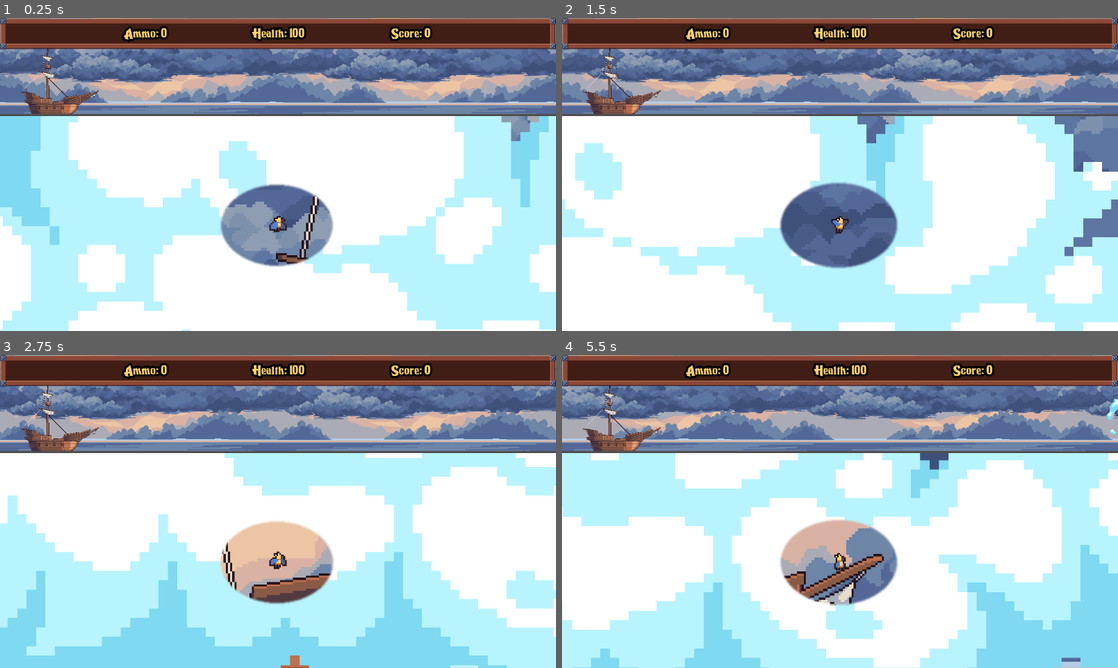
Above: before the commit, frames 1-4 (two rows, left to right).
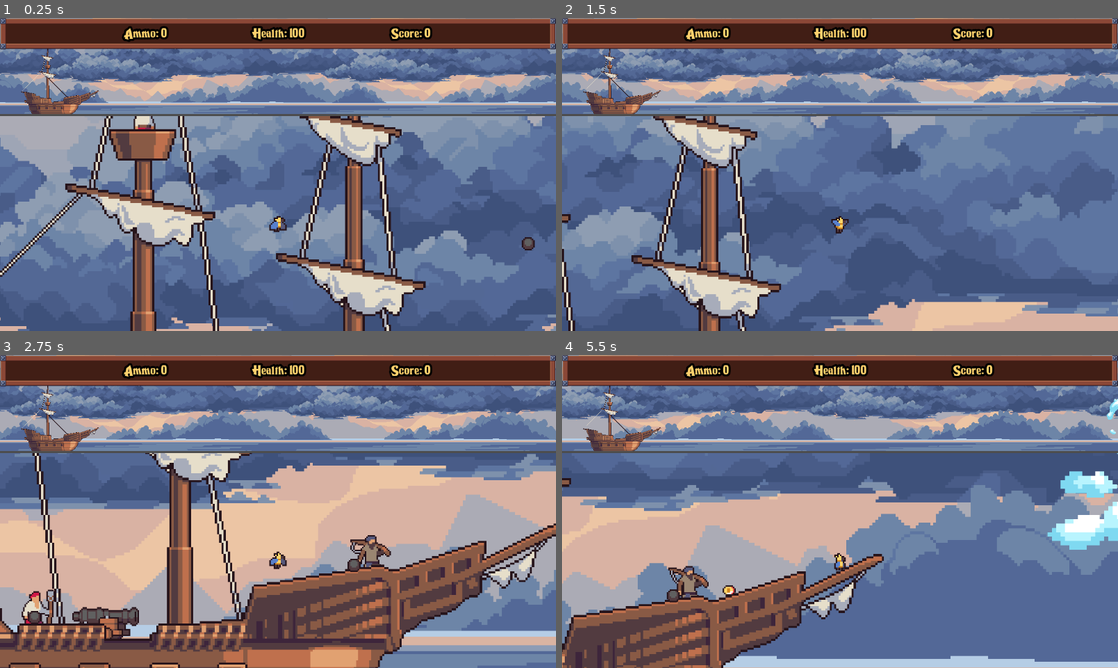
Above: after the commit, the same moments.

Repository: linkinmjs/tp-1-juego-2d-imagecampus
Game: Godot game, scene res://scenes/main.tscn
The game is run twice, just before and just after one commit, with the same random seed, the same clock (stepped at 60 frames per second) and the same inputs.
Inputs (mouse positions are in pixels of both pictures, inside the frame that each line leads up to):
- Up to frame 1 (0.25 s): no input
- Up to frame 2 (1.5 s): move the mouse to (962, 158) at 0.52 s; hold E (action) 0.53-1.28 s; hold D (right) from 0.53 s (still down); tap Space (jump) at 0.77 s; move the mouse to (728, 190) at 1.27 s; tap E (action) at 1.35 s
- Up to frame 3 (2.75 s): tap Space (jump) at 1.52 s; move the mouse to (333, 442) at 2.02 s; release D (right) at 2.03 s; hold A (left) from 2.03 s (still down); hold E (action) from 2.03 s (still down)
- Up to frame 4 (5.5 s): move the mouse to (812, 574) at 2.77 s; release A (left) at 2.78 s; release E (action) at 2.78 s; hold D (right) 2.78-4.28 s; tap E (action) at 2.85, 4.35 s; tap Space (jump) at 3.02, 3.77, 4.52 s; move the mouse to (1006, 558) at 3.52 s; hold E (action) 3.53-4.28 s; move the mouse to (673, 464) at 4.27 s; hold A (left) 4.28-5.03 s; move the mouse to (867, 511) at 5.02 s; hold D (right) from 5.03 s (still down); hold E (action) from 5.03 s (still down)

The runs differ from the first frame. In frame 1, 64% of the frame differs, in the area x 0-100%, y 31-100%; in frame 2, 62%; in frame 3, 65%; in frame 4, 64%.

Commit message:
Add cloud dissapear animation and remove star from collectibles

Diff:
--- a/godot/scenes/bottom_cloud.tscn
+++ b/godot/scenes/bottom_cloud.tscn
@@ -10,7 +10,43 @@
 light_mode = 2
 
 [sub_resource type="CanvasItemMaterial" id="CanvasItemMaterial_h1hg6"]
-light_mode = 2
+
+[sub_resource type="Animation" id="Animation_7jkeu"]
+resource_name = "dissapear"
+length = 0.5
+tracks/0/type = "value"
+tracks/0/imported = false
+tracks/0/enabled = true
+tracks/0/path = NodePath("Clouds:modulate")
+tracks/0/interp = 1
+tracks/0/loop_wrap = true
+tracks/0/keys = {
+"times": PackedFloat32Array(0, 0.466667),
+"transitions": PackedFloat32Array(1, 1),
+"update": 0,
+"values": [Color(1, 1, 1, 1), Color(1, 1, 1, 0)]
+}
+
+[sub_resource type="Animation" id="Animation_h1hg6"]
+length = 0.001
+tracks/0/type = "value"
+tracks/0/imported = false
+tracks/0/enabled = true
+tracks/0/path = NodePath("Clouds:modulate")
+tracks/0/interp = 1
+tracks/0/loop_wrap = true
+tracks/0/keys = {
+"times": PackedFloat32Array(0),
+"transitions": PackedFloat32Array(1),
+"update": 0,
+"values": [Color(1, 1, 1, 1)]
+}
+
+[sub_resource type="AnimationLibrary" id="AnimationLibrary_mre4x"]
+_data = {
+&"RESET": SubResource("Animation_h1hg6"),
+&"dissapear": SubResource("Animation_7jkeu")
+}
 
 [node name="BottomCloud" type="PathFollow2D"]
 rotates = false
@@ -86,3 +122,8 @@
 material = SubResource("CanvasItemMaterial_h1hg6")
 position = Vector2(112.083, 17.8333)
 texture = ExtResource("6_swo06")
+
+[node name="AnimationPlayer" type="AnimationPlayer" parent="."]
+libraries = {
+&"": SubResource("AnimationLibrary_mre4x")
+}
--- a/godot/scenes/bottom_scene.tscn
+++ b/godot/scenes/bottom_scene.tscn
@@ -28,14 +28,14 @@
 noise_type = 3
 frequency = 0.5
 
-[sub_resource type="CanvasItemMaterial" id="CanvasItemMaterial_gti6a"]
-light_mode = 2
-
 [sub_resource type="Curve2D" id="Curve2D_vt6qn"]
 _data = {
 "points": PackedVector2Array(0, 0, 0, 0, 2925, 826, 0, 0, 0, 0, -220, 825)
 }
 point_count = 2
+
+[sub_resource type="CanvasItemMaterial" id="CanvasItemMaterial_gti6a"]
+light_mode = 2
 
 [node name="BottomScene" type="Node2D"]
 script = ExtResource("1_7ymyq")
@@ -65,6 +65,7 @@
 
 [node name="CollectiblesSpawn" parent="." instance=ExtResource("4_uyn6v")]
 position = Vector2(1263, 630)
+spawn_wait_time = 0.5
 
 [node name="Limits" type="Node2D" parent="."]
 
@@ -95,7 +96,16 @@
 max_intensity = 150.0
 frequency = 5.0
 
+[node name="Clouds" type="Node2D" parent="."]
+
+[node name="CloudSpawn" parent="Clouds" instance=ExtResource("11_vt6qn")]
+curve = SubResource("Curve2D_vt6qn")
+clouds_scenes_to_spawn = Array[PackedScene]([ExtResource("12_6df1x")])
+timer_wait_time = 4.0
+spawn_on_scene = "Bottom"
+
 [node name="CLOUD TESTS" type="Node2D" parent="."]
+visible = false
 
 [node name="Cloud" type="Sprite2D" parent="CLOUD TESTS"]
 visibility_layer = 4
@@ -105,12 +115,3 @@
 position = Vector2(1452, 821)
 scale = Vector2(13, 13)
 texture = ExtResource("9_gti6a")
-
-[node name="Clouds" type="Node2D" parent="."]
-
-[node name="CloudSpawn" parent="Clouds" instance=ExtResource("11_vt6qn")]
-curve = SubResource("Curve2D_vt6qn")
-clouds_scenes_to_spawn = Array[PackedScene]([ExtResource("12_6df1x")])
-timer_wait_time = 4.0
-is_active = false
-spawn_on_scene = "Bottom"
--- a/godot/scenes/collectible.tscn
+++ b/godot/scenes/collectible.tscn
@@ -129,6 +129,7 @@
 
 [node name="Collectible" type="RigidBody2D"]
 texture_filter = 1
+scale = Vector2(2, 2)
 collision_layer = 0
 collision_mask = 2
 physics_material_override = SubResource("PhysicsMaterial_d14el")
--- a/godot/scenes/test_level.tscn
+++ b/godot/scenes/test_level.tscn
@@ -23,6 +23,7 @@
 [node name="Collectible" parent="." instance=ExtResource("3_j6w7d")]
 position = Vector2(562, 438)
 collectible_type = "cannon_ball"
+amount = null
 
 [node name="PirateCannon" parent="." instance=ExtResource("3_x4b8f")]
 position = Vector2(825, 587)
--- a/godot/scripts/bottom_cloud.gd
+++ b/godot/scripts/bottom_cloud.gd
@@ -1,6 +1,7 @@
 extends PathFollow2D
 
 @export_range(1, 200, 1) var speed: float = 50
+@onready var animation_player: AnimationPlayer = $AnimationPlayer
 
 func _ready() -> void:
 	GameManager.dispersed_clouds.connect(_on_cloud_dispersed)
@@ -11,5 +12,6 @@
 		queue_free()
 
 func _on_cloud_dispersed() -> void:
-	# TODO: Some animation here
+	animation_player.play("dissapear")
+	await animation_player.animation_finished
 	queue_free()
--- a/godot/scripts/collectibles.gd
+++ b/godot/scripts/collectibles.gd
@@ -5,7 +5,7 @@
 const CANNON_BALL = GameManager.COLLECTIBLES_TYPES[1]
 const STAR = GameManager.COLLECTIBLES_TYPES[2]
 
-@export_enum(COIN, CANNON_BALL, STAR) var collectible_type: String
+@export_enum(COIN, CANNON_BALL) var collectible_type: String
 @export var amount: int = 1
 
 @onready var animated_sprite_2d: AnimatedSprite2D = $AnimatedSprite2D
--- a/godot/scripts/collectibles_spawn.gd
+++ b/godot/scripts/collectibles_spawn.gd
@@ -16,7 +16,7 @@
 func spawn_collectible() -> void:
 	var collectible: Collectible = collectible_scene.instantiate()
 	collectible.global_position = get_random_position_in_shape()
-	collectible.collectible_type = GameManager.COLLECTIBLES_TYPES.pick_random()
+	collectible.collectible_type = GameManager.AVAILABLE_TYPES.pick_random()
 	add_child(collectible)
 
 func get_random_position_in_shape() -> Vector2:
--- a/godot/scripts/game_manager.gd
+++ b/godot/scripts/game_manager.gd
@@ -21,6 +21,7 @@
 var ship_colliding_island: bool = false
 
 const COLLECTIBLES_TYPES = ["coin", "cannon_ball", "star"]
+const AVAILABLE_TYPES = [COLLECTIBLES_TYPES[0], COLLECTIBLES_TYPES[1]]
 const PIRATES_TYPES = ["captain", "pirate_cannon", "pirate_lookout", "pirate_fisherman"]
 
 func _ready() -> void:
Not shown: 1 places in godot/scenes/bottom_cloud.tscn that only renumber resources
Not shown, added: godot/scenes/collectibles_spawn.tscn1964509094.tmp
